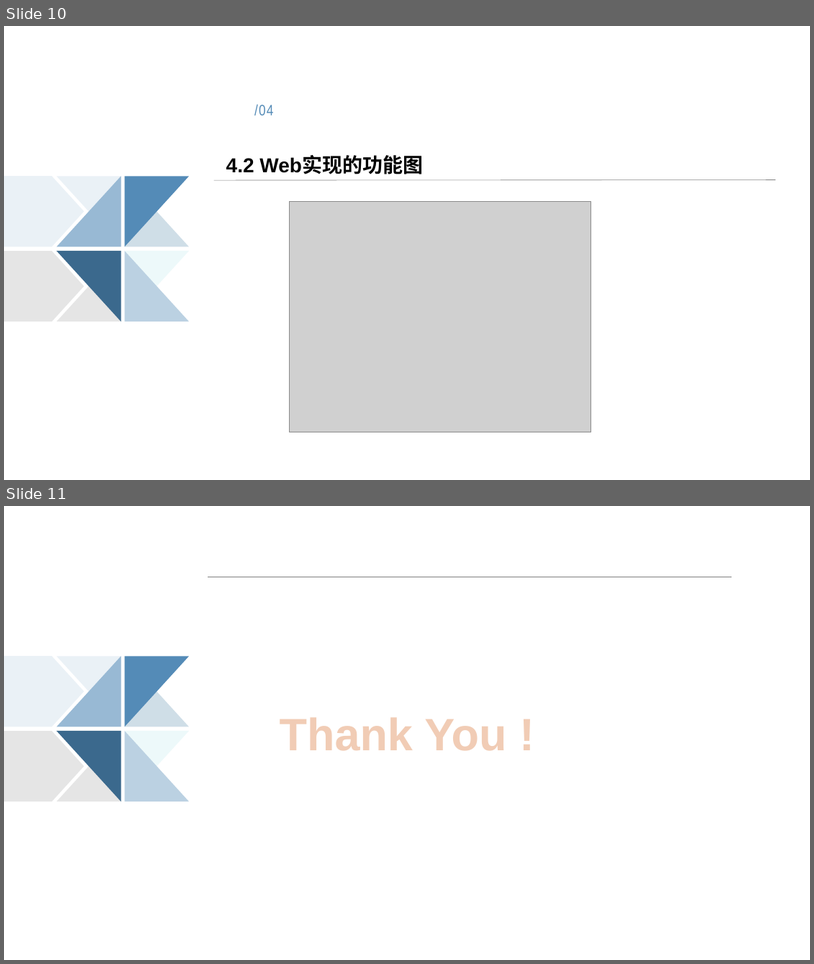
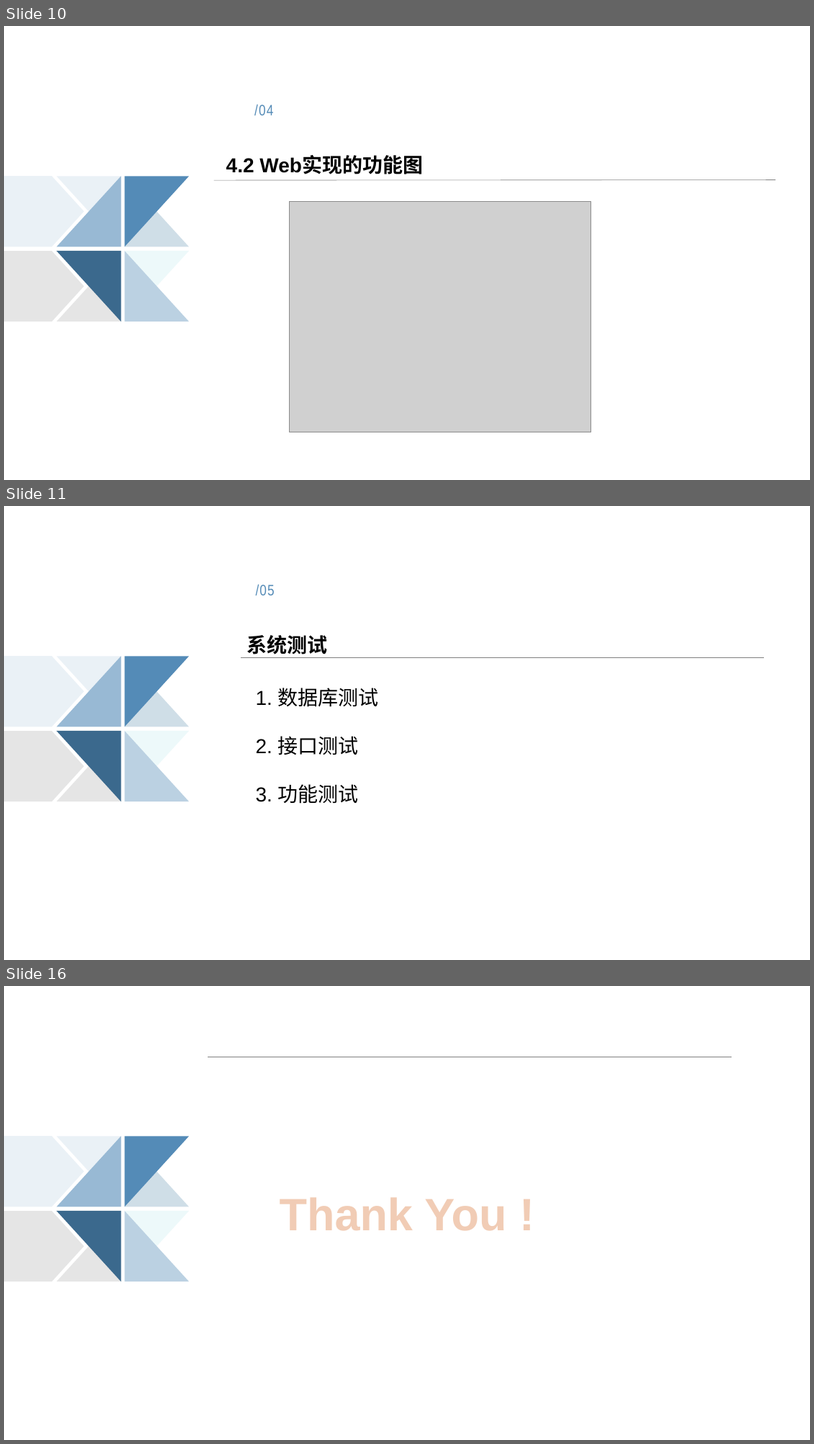
Before and after one commit to poetryexec/poetry, a slide deck: RelationDocuments/8组_唐诗生成系统的设计与实现.pptx. Shown one above the other, each under a label of ours: slides 10 and 11 before the commit, slides 10, 11 and 16 after it; the slides between them are not shown. The pictures are 814x964 and 814x1444 pixels, drawn with LibreOffice and Linux fonts; fonts in the diff are those of the drawing; grey boxes stand for pictures. Boxes give left, top, right and bottom in pixels: in the first picture for what was removed or moved away, otherwise in the second. Text is boxed around its words. In the diff, an @@ line names an element or a change of style, - is before the commit and + after.

```diff
--- a/RelationDocuments/8组_唐诗生成系统的设计与实现.pptx
+++ b/RelationDocuments/8组_唐诗生成系统的设计与实现.pptx
@@ slide 11 added at (4, 506, 810, 960), background #FFFFFF; not listed: 10 template elements that a slide beside it also shows @@
@@ text added at (256, 584, 275, 595), 18 pt, text #548BB7 @@
+/05
@@ title added at (247, 635, 327, 658), 24 pt, text #000000, bold @@
+系统测试
@@ line added from (241, 657) to (764, 657), #808080 0.5 pt @@
@@ text added at (256, 687, 379, 803), 24 pt, text #000000 @@
+1. 数据库测试
+2. 接口测试
+3. 功能测试
@@ what was slide 11 is now slide 16 @@
```
Also in this commit, not shown: 1 slide changed, 4 other slides added, 2 other files.
